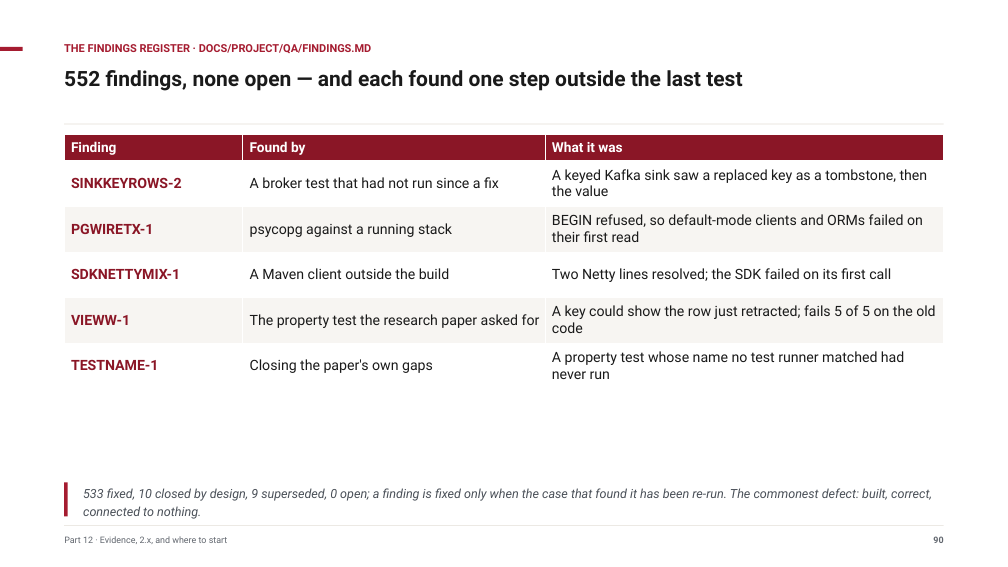
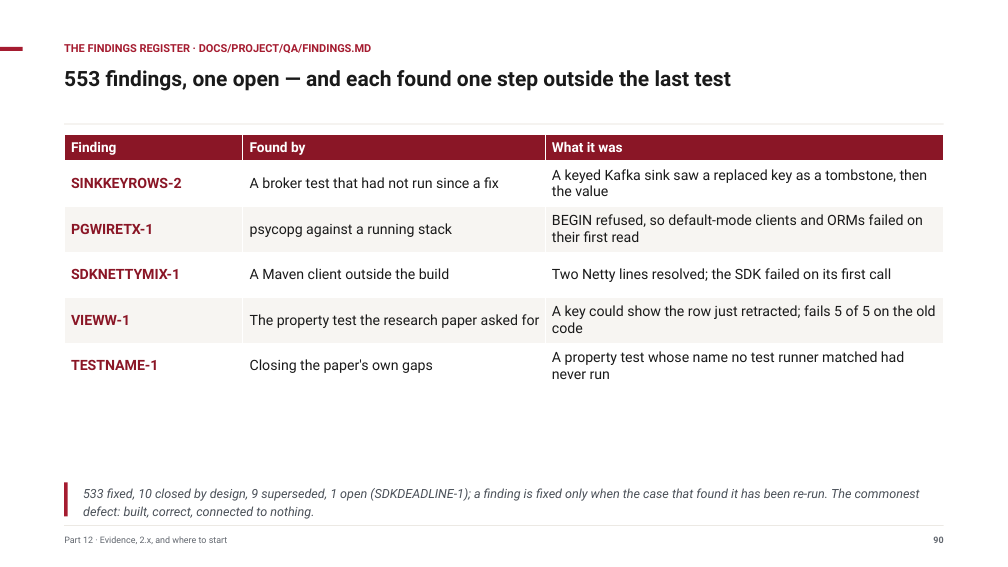
Before and after one commit to ajsinha/pravaha, a slide deck: slide 90 of docs/publications/Pravaha-Continuous-SQL-Engine-Design-and-Evidence.pptx. Drawn at 1008x567 pixels with LibreOffice and Linux fonts; fonts in the diff are those of the drawing. Boxes give left, top, right and bottom in pixels: in the first picture for what was removed or moved away, otherwise in the second. Text is boxed around its words. In the diff, an @@ line names an element or a change of style, - is before the commit and + after.

Commit message:
Findings: SDKDEADLINE-1 opened (the Java SDK's blocking calls have no deadline; seen as a 60 s hang under the full build); counts in README, HANDOVER, the deck and the Medium post

```diff
--- a/docs/publications/Pravaha-Continuous-SQL-Engine-Design-and-Evidence.pptx
+++ b/docs/publications/Pravaha-Continuous-SQL-Engine-Design-and-Evidence.pptx
@@ text at (64, 70, 731, 91): text changed @@
-552 findings, none open — and each found one step outside the last test
+553 findings, one open — and each found one step outside the last test
@@ text at (83, 488, 920, 519): text changed @@
-533 fixed, 10 closed by design, 9 superseded, 0 open; a finding is fixed only when the case that found it has been re-run. The commonest defect: built, correct, connected to nothing.
+533 fixed, 10 closed by design, 9 superseded, 1 open (SDKDEADLINE-1); a finding is fixed only when the case that found it has been re-run. The commonest defect: built, correct, connected to nothing.
```
Also in this commit, not shown: 2 other slides changed, 8 other files.
